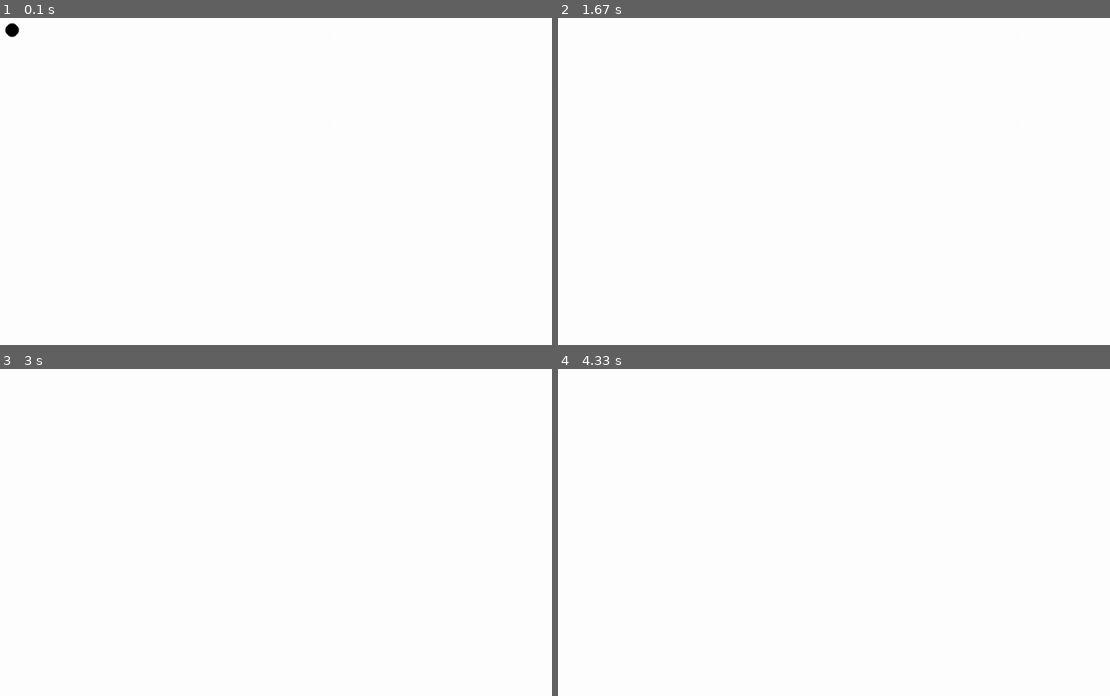
Above: before the commit, frames 1-4 (two rows, left to right).
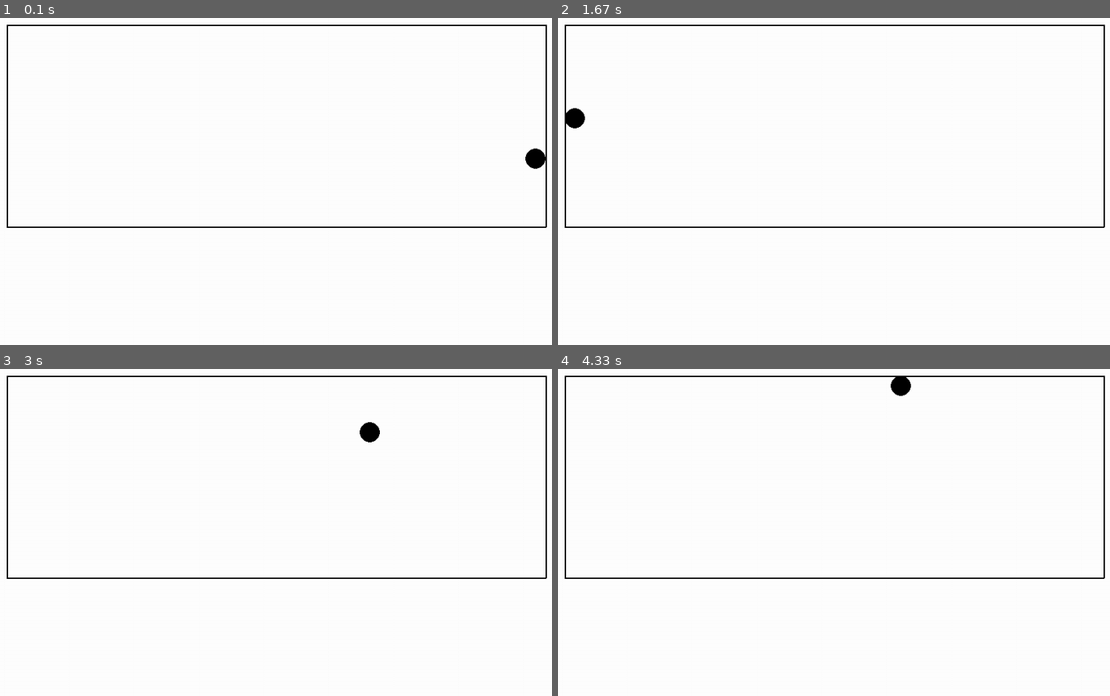
Above: after the commit, the same moments.

Repository: hoischreck/Physics-Engine-2D-CodeNightHPI
Game: pygame game, started from main.py
Same seed, same stepped clock (60 frames per second), same inputs: the game is played once before the commit and once after it.
Inputs:
- Up to frame 1 (0.1 s): no input
- Up to frame 2 (1.67 s): no input
- Up to frame 3 (3 s): no input
- Up to frame 4 (4.33 s): no input

The runs differ from the first frame. In frame 1, 1.6% of the frame differs, in the area x 0-100%, y 1-65%; in frame 2, 1.5%; in frame 3, 1.5%; in frame 4, 1.5%.

Commit message:
finally some collisions

Diff:
--- a/PygameCollection/math.py
+++ b/PygameCollection/math.py
@@ -124,6 +124,7 @@
 	def copy(cls, v):
 		return Vector2D(v.x, v.y)
 
+	#todo: gibt original Vektor zurück?
 	@classmethod
 	def asUnitVector(cls, v):
 		newVec = Vector2D.copy(v)
@@ -176,6 +177,7 @@
 	def fromMatrixVecMul(cls, v1, matrix):
 		assert isinstance(matrix, Matrix2D)
 		return Vector2D.fromIterable(v1.vec.dot(matrix.matx))
+
 
 class Matrix2D:
 	def __init__(self, formattedList): # format of iterable must be in analogy to matrix
@@ -223,9 +225,47 @@
 			else:
 				return (x - self.sV.x) / (self.dV.x) # =v
 
+	def intersectsStraight(self, straight):
+		mSelf = self.dV.slope()
+		mOther = straight.dV.slope()
+		xSelf, ySelf = self.sV.x, self.sV.y
+		xOther, yOther = straight.sV.x, straight.sV.y
+
+		# jeweils unendliche Steigung
+		if mSelf is None and mOther is None:
+			return self.sV.x == straight.sV.x
+		elif mSelf == mOther:
+			return False
+		else:
+			return True
+
+	def intersectsStraightPos(self, straight):
+		mSelf = self.dV.slope()
+		mOther = straight.dV.slope()
+		xSelf, ySelf = self.sV.x, self.sV.y
+		xOther, yOther = straight.sV.x, straight.sV.y
+
+		# jeweils unendliche Steigung
+		if mSelf is None and mOther is None:
+			return self.sV.x == straight.sV.x
+		elif mSelf == mOther:
+			return False
+		elif mSelf == None:
+			x = xSelf
+		elif mOther == None:
+			x = xOther
+		else:
+			x = (mOther * xOther - mSelf * xSelf + ySelf - yOther) / (mOther - mSelf)
+		y = mSelf * (x - xSelf) + ySelf
+		return x, y
+
 	@classmethod
 	def fromStartEnd(cls, start: Vector2D, end: Vector2D):
 		return Straight2D(start, end-start)
+
+	@classmethod
+	def fromLine(cls, line):
+		return Straight2D.fromStartEnd(line.start, line.end)
 
 
 class Line2D:
@@ -233,11 +273,13 @@
 		self.start = start
 		self.end = end
 		self.dV = end-start
+		self.length = self.dV.magnitude()
 		self.norm = Vector2D.getNormVec(self.dV)
 
 	def distanceToPoint(self, x, y):
 		m = self.dV.slope()
 		xp = self.start.x if m is None else (m ** 2 * self.start.x + x - m * (self.start.y - y)) / (m ** 2 + 1)
+
 		yp = y if m is None else m * (xp - self.start.x) + self.start.y
 		# if line isn't the closest reference point, start and end point are taken as reference
 		if self.includesPoint(xp, yp):
@@ -245,6 +287,21 @@
 		else:
 			return min(Point2D.distance(x, y, *self.start.toTuple()), Point2D.distance(x, y, *self.end.toTuple()))
 
+	def closestPointOnLine(self, x, y):
+		m = self.dV.slope()
+		xp = self.start.x if m is None else (m ** 2 * self.start.x + x - m * (self.start.y - y)) / (m ** 2 + 1)
+
+		yp = y if m is None else m * (xp - self.start.x) + self.start.y
+		# if line isn't the closest reference point, start and end point are taken as reference
+		if self.includesPoint(xp, yp):
+			return xp, yp
+		else:
+			if Point2D.distance(x, y, *self.start.toTuple()) < Point2D.distance(x, y, *self.end.toTuple()):
+				return self.start.toTuple()
+			else:
+				return self.end.toTuple()
+
+	#todo: combine above?
 
 	def includesPoint(self, x, y):
 		#todo: rounding is necessary (any better method or more general approach)? (also see StraightClass)
@@ -272,10 +329,83 @@
 		if v.enclosedAngle(normVec) > pi / 2:
 			normVec.toCounter()  # todo: change logic to return a new vector?
 		v = Vector2D.fromSymReflection(v, normVec)
-		v.toUnitVec()
+		#v.toUnitVec()
 		v.toCounter()
 		return v
 
+	def intersectsLine(self, line):
+		mSelf = self.dV.slope()
+		mOther = line.dV.slope()
+		xSelf, ySelf = self.start.x, self.start.y
+		xOther, yOther = line.start.x, line.start.y
+
+		# jeweils unendliche Steigung
+		if mSelf is None and mOther is None:
+			return self.start.x == line.start.x
+		elif mSelf == mOther:
+			return False
+		elif mSelf == None:
+			x = xSelf
+		elif mOther == None:
+			x = xOther
+		else:
+			x = (mOther * xOther - mSelf * xSelf + ySelf - yOther) / (mOther - mSelf)
+		y = mSelf * (x - xSelf) + ySelf
+
+		x = (mOther*xOther-mSelf*xSelf+ySelf-yOther)/(mOther-mSelf)
+		y = mSelf*(x-xSelf)+ySelf
+		return self.includesPoint(x, y) and line.includesPoint(x, y)
+
+	def intersectsLinePos(self, line):
+		mSelf = self.dV.slope()
+		mOther = line.dV.slope()
+		xSelf, ySelf = self.start.x, self.start.y
+		xOther, yOther = line.start.x, line.start.y
+
+		# jeweils unendliche Steigung
+		if mSelf is None and mOther is None:
+			return self.start.x == line.start.x
+		elif mSelf == mOther:
+			return False
+		elif mSelf == None:
+			x = xSelf
+		elif mOther == None:
+			x = xOther
+		else:
+			x = (mOther*xOther-mSelf*xSelf+ySelf-yOther)/(mOther-mSelf)
+		y = mSelf*(x-xSelf)+ySelf
+
+
+		if self.includesPoint(x, y) and line.includesPoint(x, y):
+			return x, y
+		return None
+
+	#todo: test
+	def intersectsStraight(self, straight: Straight2D):
+		mSelf = self.dV.slope()
+		mOther = straight.dV.slope()
+		xSelf, ySelf = self.start.x, self.start.y
+		xOther, yOther = straight.sV.x, straight.sV.y
+
+		# jeweils unendliche Steigung
+		if mSelf is None and mOther is None:
+			return self.start.x == straight.sV.x
+		elif mSelf == mOther:
+			return False
+		elif mSelf == None:
+			x = xSelf
+		elif mOther == None:
+			x = xOther
+		else:
+			x = (mOther * xOther - mSelf * xSelf + ySelf - yOther) / (mOther - mSelf)
+		y = mSelf * (x - xSelf) + ySelf
+
+		x = (mOther * xOther - mSelf * xSelf + ySelf - yOther) / (mOther - mSelf)
+		y = mSelf * (x - xSelf) + ySelf
+
+		if self.includesPoint(x, y):
+			return x, y
+		return None
 
 class Point2D:
 	@classmethod
--- a/main.py
+++ b/main.py
@@ -1,9 +1,54 @@
 from PygameCollection.game import Base2DGame
 from PygameCollection.gameObjects import GraphicalObj
-from PygameCollection.math import Vector2D
+from PygameCollection.math import Vector2D, Line2D, Straight2D
 from abc import ABC, abstractmethod
+from math import sin, pi
 import pygame
 pygame.init()
+
+from PygameCollection.utils import showVector
+
+class Wall(GraphicalObj):
+    def __init__(self, game, start: Vector2D, end: Vector2D):
+        super().__init__(game)
+        self.line = Line2D(start, end)
+        self.color = (0, 0, 0, 0)
+        self.width = 2
+
+    def draw(self, screen=None):
+        s = self.screen if screen is None else screen
+        pygame.draw.line(s, self.color, self.line.start.toTuple(), self.line.end.toTuple(), self.width)
+
+
+class Map(GraphicalObj):
+    def __init__(self, game):
+        super().__init__(game)
+        self.walls = list()
+
+    def addWall(self, start, end):
+        self.walls.append(Wall(self.game, Vector2D.fromIterable(start), Vector2D.fromIterable(end)))
+
+    def addWalls(self, startEndTuples):
+        for w in startEndTuples:
+            self.addWall(*w)
+
+    def removeWall(self, wall):
+        self.walls.remove(wall)
+
+    def removeLast(self, minAmount=0):
+        if len(self.walls) > minAmount:
+            del self.walls[-1]
+
+    def addWallH(self, start, length):
+        self.addWall(start, (start[0] + length, start[1]))
+
+    def addWallV(self, start, length):
+        self.addWall(start, (start[0], start[1] + length))
+
+    def draw(self, screen=None):
+        s = self.screen if screen is None else screen
+        for w in self.walls:
+            w.draw(s)
 
 
 class PhysicsObj(GraphicalObj): #ABC
@@ -19,7 +64,6 @@
 
     def step(self, dt: float):
         self.v = self.v + PhysicsManager.G * dt
-
         self.pos = self.pos + self.v
 
 
@@ -28,15 +72,49 @@
         super().__init__(game, pos, mass, velocity)
         self.radius = radius
 
-
     #todo: flip
     def draw(self, screen=None):
         s = self.screen if screen is None else screen
         pygame.draw.circle(s, self.color, self.pos.toTuple(), self.radius)
 
+    def step(self, dt: float):
+        prevPos = self.pos
+
+        self.v = self.v + PhysicsManager.G * dt
+        self.pos = self.pos + self.v
+
+
+        baseLine = Line2D(prevPos, self.pos)
+        offsetH = Vector2D.asUnitVector(baseLine.dV) * self.radius
+
+        lineMiddle = Line2D(baseLine.start+offsetH, baseLine.end-offsetH)
+        #
+
+        # todo: check against wall glitching
+        # todo: edge case: Ball schneidet ein ganzes Vielfaches von (2k-1)*45°
+
+        pointCollision = False
+        for w in self.game.map.walls:
+            if (p := lineMiddle.intersectsLinePos(w.line)) is not None or (pointCollision := ((w.line.distanceToPoint(*self.pos.toTuple())) <= self.radius)):
+                if pointCollision:
+                    p = w.line.closestPointOnLine(*self.pos.toTuple())
+                    #pygame.draw.circle(self.screen, (255, 0, 0), p, 5)
+
+                d = Vector2D.asUnitVector(baseLine.dV)
+                d.toCounter()
+
+                self.pos = Vector2D.fromIterable(p) + d * self.radius/sin(d.enclosedAngle(w.line.dV))
+
+                self.v = w.line.reflectVector(self.v)
+
+                #todo: more collision possible?
+                break
+
+
+
 
 class PhysicsManager:
-    G = Vector2D(0, 9.81 / 10)
+    G = Vector2D(0, 9.81 / 80)
 
     def __init__(self):
         self.physicObjs = set()
@@ -62,18 +140,32 @@
         #self.windowCaption = "2D-Physics-Engine" #todo: implement
         self.windowSize = (1080, 720)
         self.physicsManager = None
+        self.tps = 60
 
     def setup(self):
         self.physicsManager = PhysicsManager()
+        self.c = PhysicsCircle(self, pos=Vector2D(400, 350), mass=100, radius=15, velocity=Vector2D(1, 1)*200
+                               )
         self.physicsManager.addObj(
-            PhysicsCircle(self, pos=Vector2D(100, 100), mass=100, radius=10, velocity=Vector2D(2, 2))
+            self.c
         )
+        self.map = Map(self)
+
+        #self.map.walls.add(Wall(self, Vector2D(200, 200), Vector2D(700, 210)))
+        #self.map.walls.add(Wall(self, Vector2D(100, 400), Vector2D(1000, 300)))
+
+        self.map.addWallH((100, 100), 800)
+        self.map.addWallH((100, 400), 800)
+        self.map.addWallV((100, 100), 300)
+        self.map.addWallV((900, 100), 300)
 
         self.drawingQueue.append(self.physicsManager)
+        self.drawingQueue.append(self.map)
 
     def loop(self):
         self.physicsManager.applyStep()
 
+        #showVector(self.screen, self.c.v, *self.c.pos.toTuple())
 
 if __name__ == "__main__":
     i = PhysicsSim2D()
